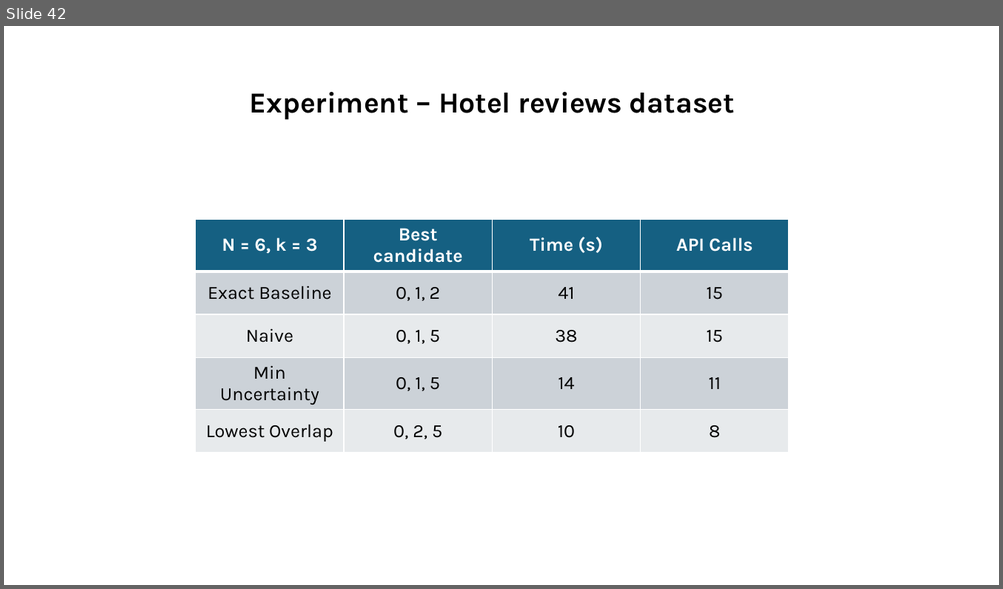
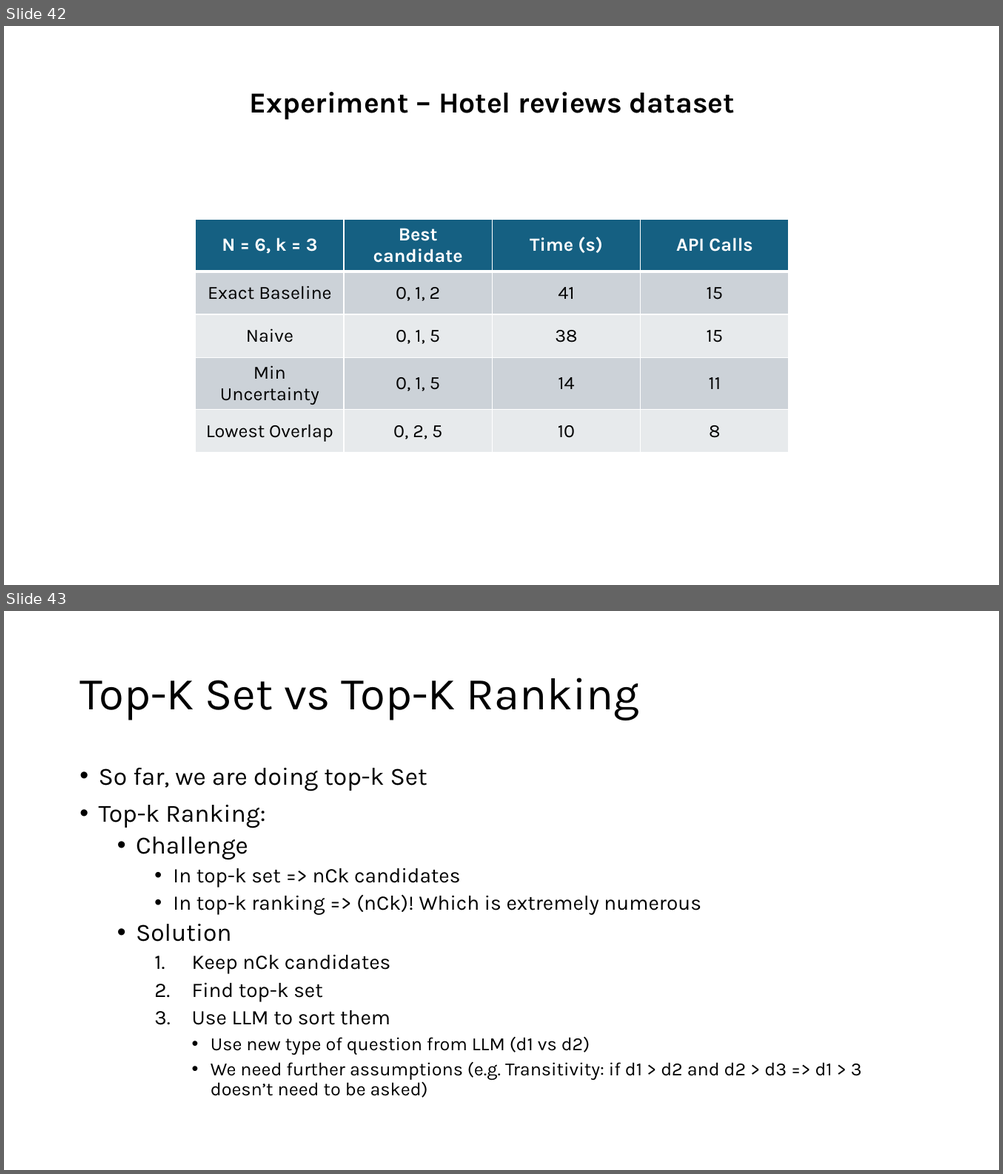
Before and after one commit to sohrabnamazinia/Personalized-Top-K-Set-Queries, a slide deck: rankingwithLLM.pptx. Shown one above the other, each under a label of ours: slide 42 before the commit, slides 42 and 43 after it. The pictures are 1003x589 and 1003x1174 pixels, drawn with LibreOffice and Linux fonts; fonts in the diff are those of the drawing; grey boxes stand for pictures. Boxes give left, top, right and bottom in pixels: in the first picture for what was removed or moved away, otherwise in the second. Text is boxed around its words. In the diff, an @@ line names an element or a change of style, - is before the commit and + after.

```diff
--- a/rankingwithLLM.pptx
+++ b/rankingwithLLM.pptx
@@ slide 43 added at box(4, 611, 999, 1170), background #FFFFFF @@
@@ title added at box(79, 678, 640, 721), 44 pt, text #000000 @@
+Top-K Set vs Top-K Ranking
@@ text added at box(99, 768, 862, 1098), 18 pt, text #000000 @@
+• So far, we are doing top-k Set
+• Top-k Ranking:
+  • Challenge
+    • In top-k set => nCk candidates
+    • In top-k ranking => (nCk)! Which is extremely numerous
+  • Solution
+    1. Keep nCk candidates
+    2. Find top-k set
+    3. Use LLM to sort them
+      • Use new type of question from LLM (d1 vs d2)
+      • We need further assumptions (e.g. Transitivity: if d1 > d2 and d2 > d3 => d1 > 3 doesn’t need to be asked)
```
Also in this commit, not shown: 1 other slide added.
